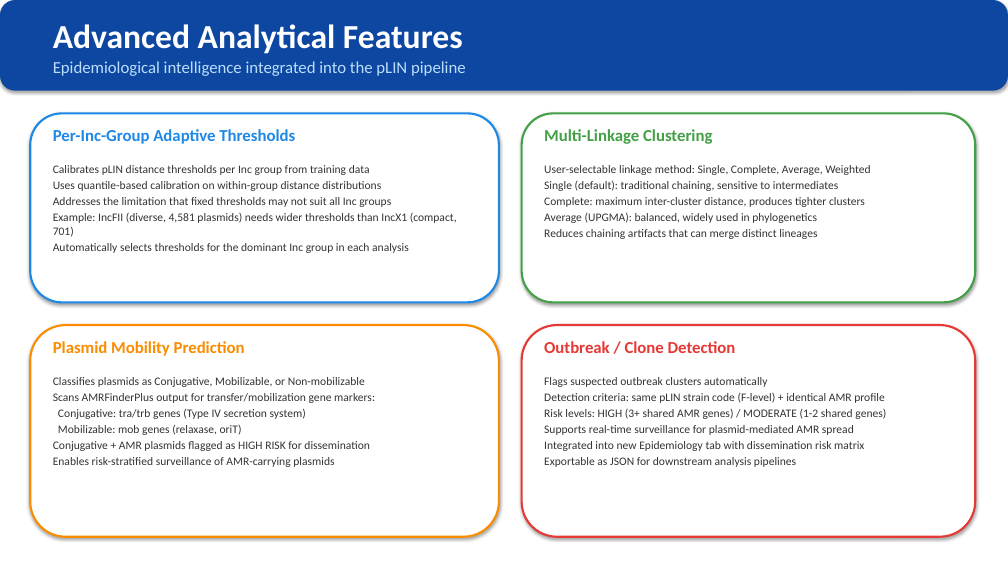
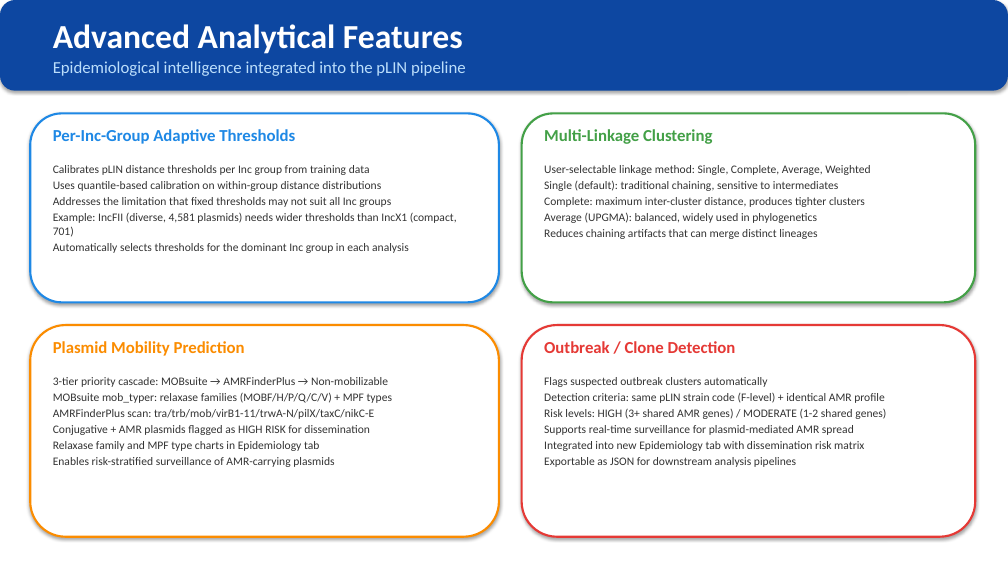
Before and after one commit to xavierbasilbritto-hub/pLIN-plasmid-classification, a slide deck: slide 9 of output/pLIN_Tool_Architecture.pptx. Drawn at 1008x567 pixels with LibreOffice and Linux fonts; fonts in the diff are those of the drawing. Boxes give left, top, right and bottom in pixels: in the first picture for what was removed or moved away, otherwise in the second. Text is boxed around its words. In the diff, an @@ line names an element or a change of style, - is before the commit and + after.

```diff
--- a/output/pLIN_Tool_Architecture.pptx
+++ b/output/pLIN_Tool_Architecture.pptx
@@ text at bbox=[53, 377, 392, 419]: text changed @@
-Classifies plasmids as Conjugative, Mobilizable, or Non-mobilizable
-Scans AMRFinderPlus output for transfer/mobilization gene markers:
-Conjugative: tra/trb genes (Type IV secretion system)
-Mobilizable: mob genes (relaxase, oriT)
+3-tier priority cascade: MOBsuite → AMRFinderPlus → Non-mobilizable
+MOBsuite mob_typer: relaxase families (MOBF/H/P/Q/C/V) + MPF types
+AMRFinderPlus scan: tra/trb/mob/virB1-11/trwA-N/pilX/taxC/nikC-E
@@ text at bbox=[53, 441, 319, 451]: paragraph added @@
+Relaxase family and MPF type charts in Epidemiology tab
```
Also in this commit, not shown: 12 other slides changed, 5 slides added, 29 other files.
